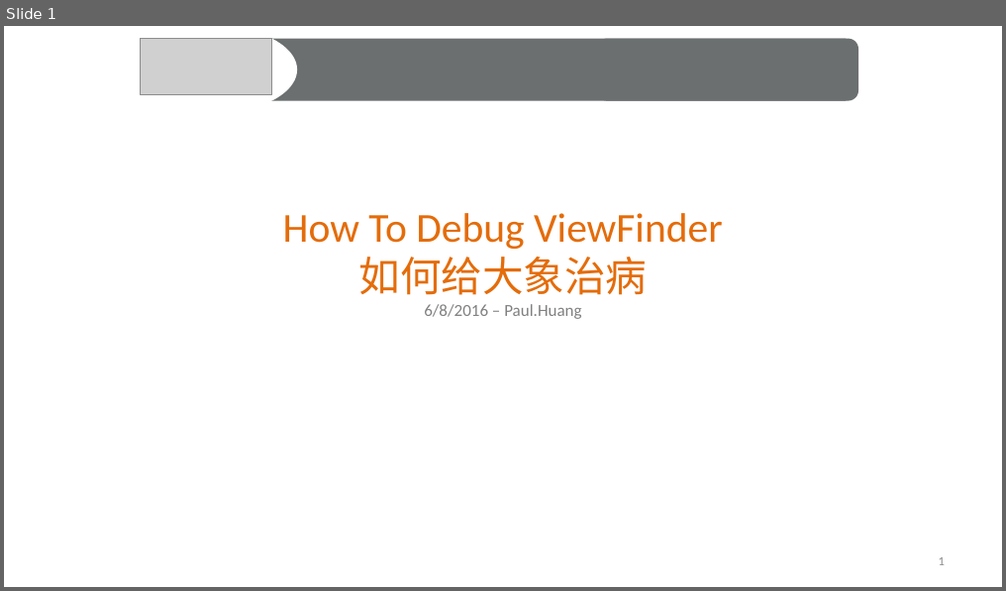
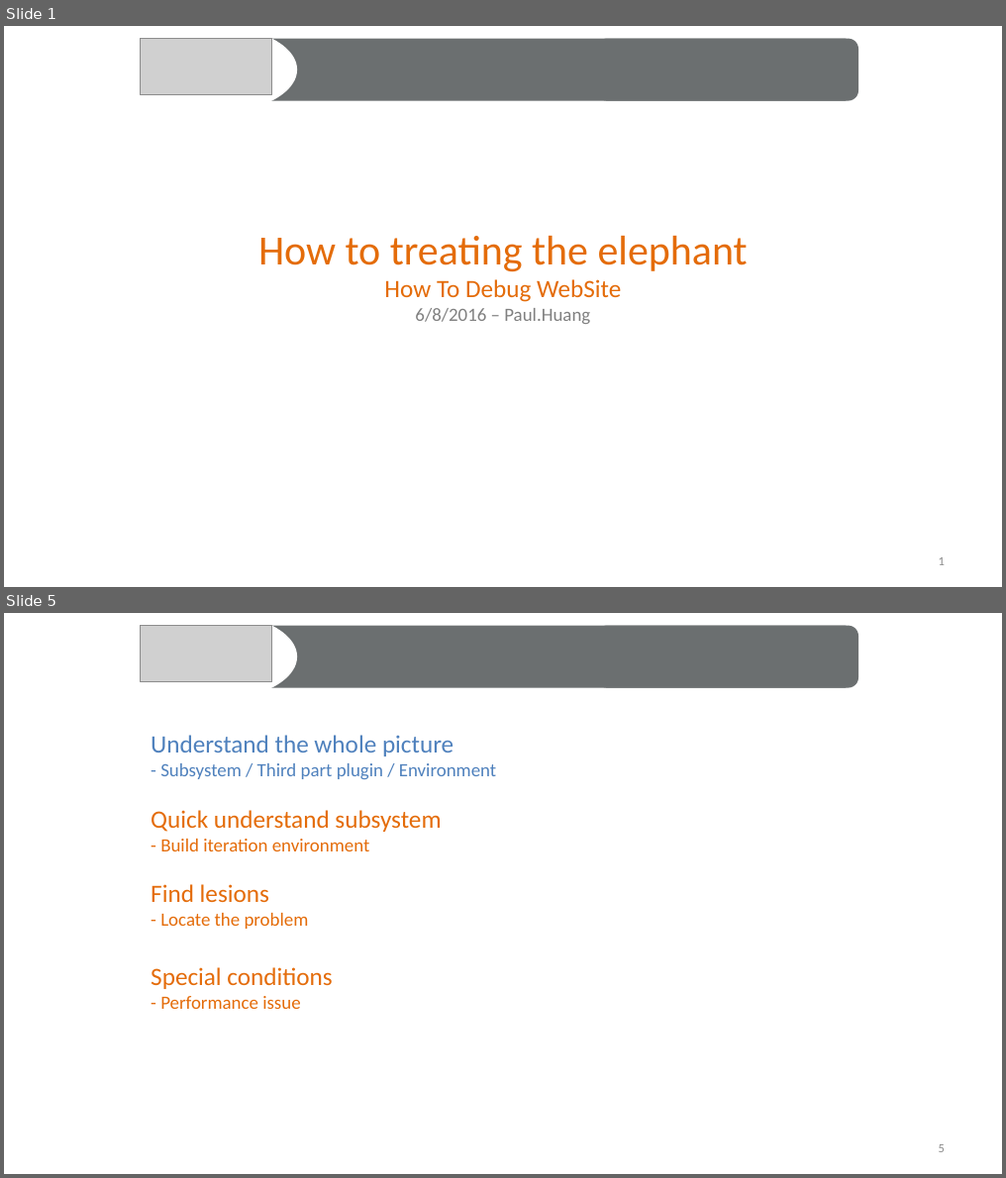
Before and after one commit to rainbow494/blog.zuoshachi.com, a slide deck: examples/how-to-debug-website/how-to-debug-viewfinder.pptx. Shown one above the other, each under a label of ours: slide 1 before the commit, slides 1 and 5 after it; the slides between them are not shown. The pictures are 1006x591 and 1006x1178 pixels, drawn with LibreOffice and Linux fonts; fonts in the diff are those of the drawing; grey boxes stand for pictures. Boxes give left, top, right and bottom in pixels: in the first picture for what was removed or moved away, otherwise in the second. Text is boxed around its words. In the diff, an @@ line names an element or a change of style, - is before the commit and + after.

```diff
--- a/examples/how-to-debug-website/how-to-debug-viewfinder.pptx
+++ b/examples/how-to-debug-website/how-to-debug-viewfinder.pptx
@@ slide 5 added at [4,613,1002,1174], background #FFFFFF @@
@@ ellipse added at [129,613,297,700], fill #FFFFFF @@
@@ picture added at [141,626,272,682] @@
@@ rectangle added at [197,626,846,688], fill #6B6F70 @@
@@ rounded rectangle added at [597,626,859,688], fill #6B6F70 @@
@@ text added at [151,735,496,1009], 18 pt, text #E46C0A @@
+Understand the whole picture
+- Subsystem / Third part plugin / Environment
+Quick understand subsystem
+- Build iteration environment
+Find lesions
+- Locate the problem
+Special conditions
+- Performance issue
@@ page number added at [939,1145,944,1153], 12 pt, text #8C8C8C @@
+5
@@ slide 1 changed as well @@
@@ title at [258,236,747,324]: text changed; size 39.6 to 40 pt @@
-How To Debug ViewFinder
-如何给大象治病
-6/8/2016 – Paul.Huang
+How to treating the elephant
+How To Debug WebSite
+6/8/2016 – Paul.Huang
```
Also in this commit, not shown: 2 other slides changed, 16 other slides added, 8 slides removed, 1 other file.
